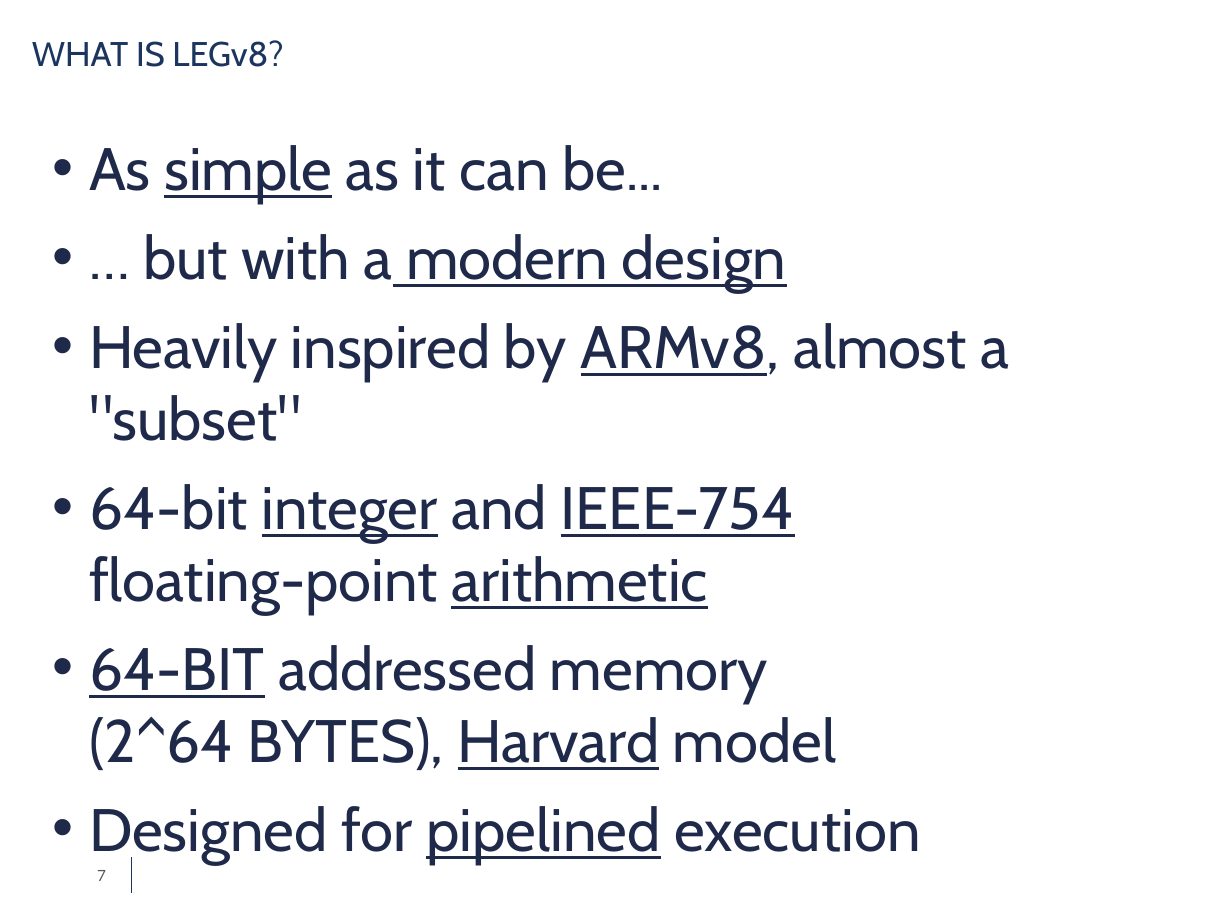
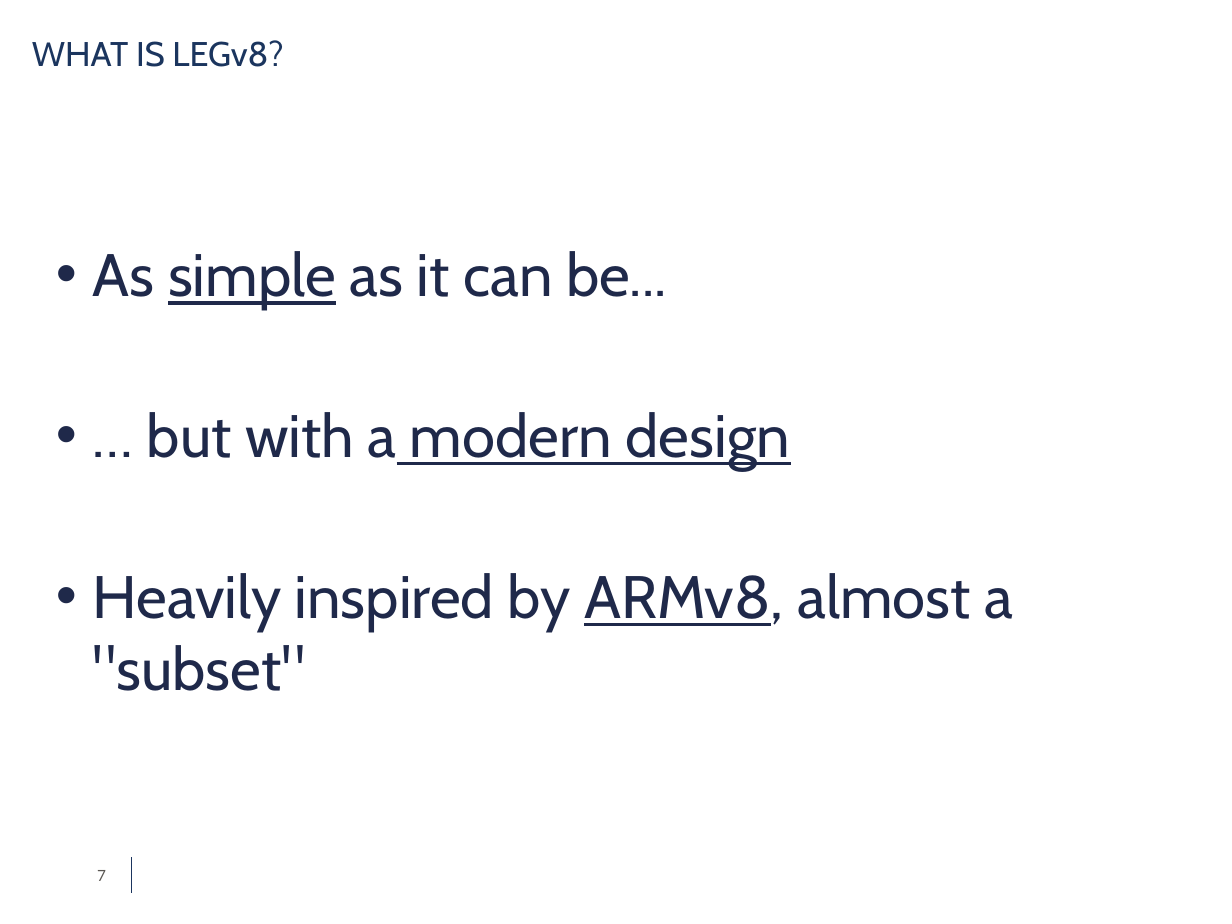
Before and after one commit to simdeistud/bachelors-thesis, a slide deck: slide 7 of SlidesDeiana4_3 -ABRIDGED.pptx. Drawn at 1232x924 pixels with LibreOffice and Linux fonts; fonts in the diff are those of the drawing; background and template pictures are left out. Boxes give left, top, right and bottom in pixels: in the first picture for what was removed or moved away, otherwise in the second. Text is boxed around its words. In the diff, an @@ line names an element or a change of style, - is before the commit and + after.

```diff
--- a/SlidesDeiana4_3 -ABRIDGED.pptx
+++ b/SlidesDeiana4_3 -ABRIDGED.pptx
@@ text "As simple as it can ...": place and size @@
-text "As simple as it can ..." at box(89, 145, 1009, 770)
+text "As simple as it can ..." at box(93, 251, 1013, 632)
@@ text at box(89, 484, 837, 770): paragraphs removed @@
-• 64-bit integer and IEEE-754
-  floating-point arithmetic
-• 64-BIT addressed memory
-  (2^64 BYTES), Harvard model
-• Designed for pipelined execution
```
Also in this commit, not shown: 1 other slide changed, 2 slides added, 1 other file.
